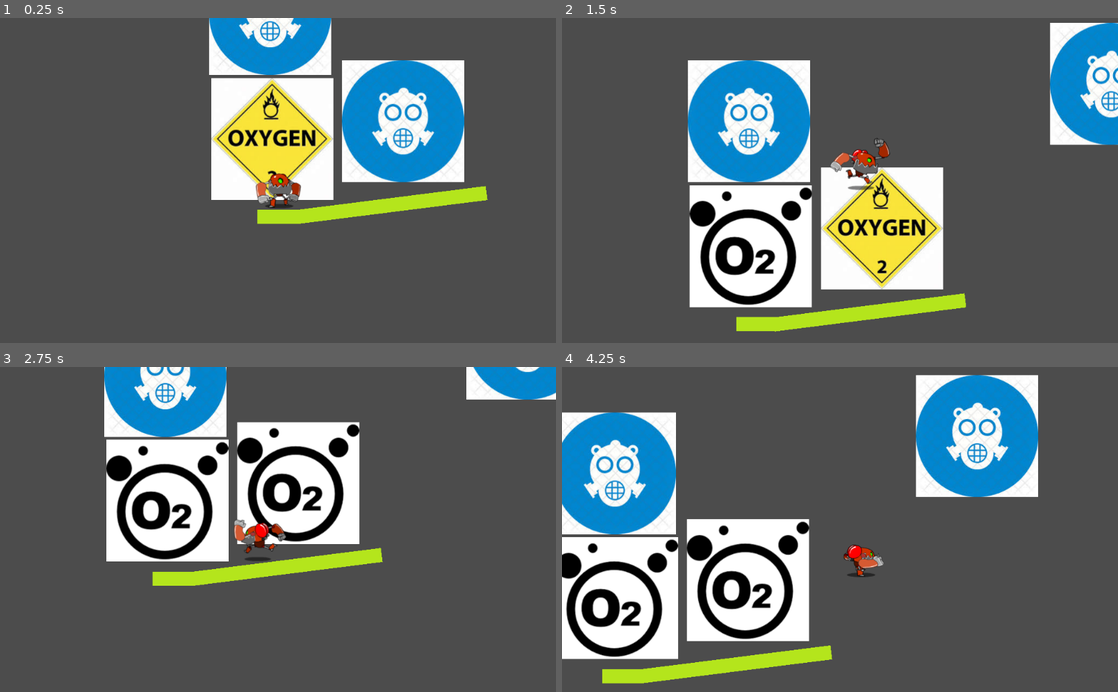
Above: before the commit, frames 1-4 (two rows, left to right).
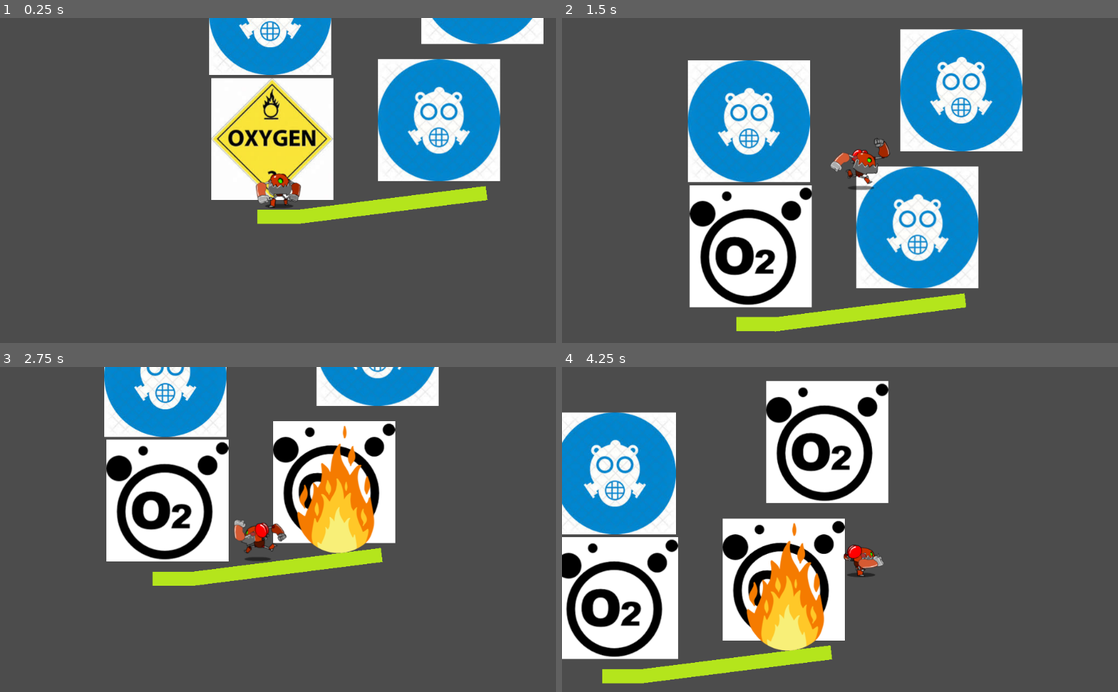
Above: after the commit, the same moments.

Repository: ceco-fmedia/flyfly
Game: Godot game, scene res://MainScene.tscn
Two runs of this game, one before a commit and one after it. Both use one fixed random seed, a clock stepped at 60 frames per second and the inputs below.
Inputs:
- Up to frame 1 (0.25 s): no input
- Up to frame 2 (1.5 s): hold Right (ui_right) from 0.53 s (still down); tap Up (ui_up) at 0.77 s
- Up to frame 3 (2.75 s): tap Up (ui_up) at 1.52 s; release Right (ui_right) at 2.03 s; hold Left (ui_left) from 2.03 s (still down)
- Up to frame 4 (4.25 s): release Left (ui_left) at 2.78 s; hold Right (ui_right) from 2.78 s (still down); tap Up (ui_up) at 3.02, 3.77 s

The runs differ from the first frame. In frame 1, 11% of the frame differs, in the area x 61-98%, y 0-51%; in frame 2, 23%; in frame 3, 13%; in frame 4, 25%, in the area x 22-86%, y 2-88%.

Commit message:
wip fire

Diff:
--- a/MainScene.gd
+++ b/MainScene.gd
@@ -15,6 +15,7 @@
 func _ready():
 	self._subscribe_to_usage_signals()
 	self._initilize_utilities()
+
 
 
 func _process(delta):
@@ -39,6 +40,8 @@
 func _infront_engine():
 	can_use_scrubber = true
 	get_node("engine").change_level(2)
+	print("current_pos: "+str(get_node("engine").position))
+	_spawn_fire_at_position(Vector2(400,400))
 
 func _out_of_engine():
 	can_use_scrubber = false
@@ -65,6 +68,9 @@
 	gravity_generator_state = {'level':1, 'health':100}
 
 func _spawn_fire_at_position(pos):
+	print("spawn fire at "+str(pos))
 	var fire = Fire.instance()
 	fire.set_pos(pos)
+	fire.spawn()
 	fire_list.append(fire)
+	add_child(fire)
--- a/MainScene.tscn
+++ b/MainScene.tscn
@@ -15,13 +15,13 @@
 position = Vector2( 89.6088, 420.959 )
 
 [node name="engine" parent="." instance=ExtResource( 5 )]
-position = Vector2( 753.218, 121.718 )
+position = Vector2( 396.657, 386.633 )
 
 [node name="lights" parent="." instance=ExtResource( 4 )]
 position = Vector2( 85.9183, 190.452 )
 
 [node name="gravity_generator" parent="." instance=ExtResource( 3 )]
-position = Vector2( 330.786, 388.065 )
+position = Vector2( 476.847, 133.174 )
 
 [node name="KinematicBody2D" parent="." instance=ExtResource( 6 )]
 position = Vector2( 100.474, 494.105 )
--- a/engine.tscn
+++ b/engine.tscn
@@ -7,6 +7,11 @@
 
 [sub_resource type="SpriteFrames" id=1]
 animations = [ {
+"frames": [ ExtResource( 2 ) ],
+"loop": true,
+"name": "level_3",
+"speed": 20.0
+}, {
 "frames": [ ExtResource( 3 ) ],
 "loop": true,
 "name": "level_2",
@@ -15,11 +20,6 @@
 "frames": [ ExtResource( 1 ) ],
 "loop": true,
 "name": "level_1",
-"speed": 20.0
-}, {
-"frames": [ ExtResource( 2 ) ],
-"loop": true,
-"name": "level_3",
 "speed": 20.0
 } ]
 
--- a/fire.gd
+++ b/fire.gd
@@ -2,19 +2,23 @@
 
 var current_level = 1
 
-signal fire_spreads_at_position(pos)
 signal in_fire
 signal out_of_fire
 
 func _ready():
-	get_node("Area2D").connect("body_enter",self,"_on_Area2D_body_enter")
-	get_node("Area2D").connect("body_exit",self,"_on_Area2D_body_exit")
+	pass
 
 func spawn():
-	$Timer.start(5)
+	print('spawn')
+	self.visible = true
 
-func _on_Area2D_body_enter( body ):
+
+func set_pos(pos):
+	self.position = pos
+
+func _on_Area2D_body_entered(body):
 	emit_signal("in_fire")
 
-func _on_Area2D_body_exit( body ):
+
+func _on_Area2D_body_exited(body):
 	emit_signal("out_of_fire")
--- a/fire.tscn
+++ b/fire.tscn
@@ -1,25 +1,13 @@
-[gd_scene load_steps=7 format=2]
+[gd_scene load_steps=5 format=2]
 
-[ext_resource path="res://assets/temp/o2_level_1.png" type="Texture" id=1]
-[ext_resource path="res://assets/temp/o2_level_3.jpg" type="Texture" id=2]
-[ext_resource path="res://assets/temp/o2_level_2.jpg" type="Texture" id=3]
+[ext_resource path="res://assets/temp/fire.png" type="Texture" id=1]
 [ext_resource path="res://fire.gd" type="Script" id=4]
 
 [sub_resource type="SpriteFrames" id=1]
 animations = [ {
 "frames": [ ExtResource( 1 ) ],
 "loop": true,
-"name": "o2_level_1",
-"speed": 20.0
-}, {
-"frames": [ ExtResource( 2 ) ],
-"loop": true,
-"name": "o2_level_3",
-"speed": 20.0
-}, {
-"frames": [ ExtResource( 3 ) ],
-"loop": true,
-"name": "o2_level_2",
+"name": "fire",
 "speed": 20.0
 } ]
 
@@ -32,11 +20,11 @@
 
 [node name="Anim" type="AnimatedSprite" parent="."]
 frames = SubResource( 1 )
-animation = "o2_level_1"
+animation = "fire"
 
 [node name="Area2D" type="Area2D" parent="."]
 
 [node name="CollisionShape2D" type="CollisionShape2D" parent="Area2D"]
 shape = SubResource( 2 )
-
-[node name="Timer" type="Timer" parent="."]
+[connection signal="body_entered" from="Area2D" to="." method="_on_Area2D_body_entered"]
+[connection signal="body_exited" from="Area2D" to="." method="_on_Area2D_body_exited"]
--- a/oxygen_scrubber.gd
+++ b/oxygen_scrubber.gd
@@ -6,18 +6,14 @@
 signal cannot_use
 
 func _ready():
-	connect("body_enter",self,"_on_Area2D_body_enter")
-	connect("body_exit",self,"_on_Area2D_body_exit")
+	pass
 
 func change_level(level):
-	print("change level "+str(level))
 	current_level = level
 	$Anim.play("level_"+str(level))
 
 func _on_Area2D_body_exited(body):
-	print('exited_o2')
 	emit_signal("cannot_use")
 
 func _on_Area2D_body_entered(body):
-	print('entered_o2')
 	emit_signal("can_use")
Not shown, changed: Assets/Character/CHR_DashSide/CHR_Dash_Side_0001.png.import
Not shown, changed: Assets/Character/CHR_DashSide/CHR_Dash_Side_0002.png.import
Not shown, changed: Assets/Character/CHR_DashSide/CHR_Dash_Side_0004.png.import
Not shown, changed: Assets/Character/CHR_DashSide/CHR_Dash_Side_0005.png.import
Not shown, changed: Assets/Character/CHR_DashSide/CHR_Dash_Side_0006.png.import
Not shown, changed: Assets/Character/CHR_DashSide/CHR_Dash_Side_0007.png.import
Not shown, changed: Assets/Character/CHR_DashSide/CHR_Dash_Side_0008.png.import
Not shown, changed: Assets/Character/CHR_IdleDown/CHR_Idle_Down_0001.png.import
Not shown, changed: Assets/Character/CHR_IdleDown/CHR_Idle_Down_0002.png.import
Not shown, changed: Assets/Character/CHR_IdleDown/CHR_Idle_Down_0003.png.import
Not shown, changed: Assets/Character/CHR_IdleDown/CHR_Idle_Down_0004.png.import
Not shown, changed: Assets/Character/CHR_IdleDown/CHR_Idle_Down_0005.png.import
(and 17 more such lines)
